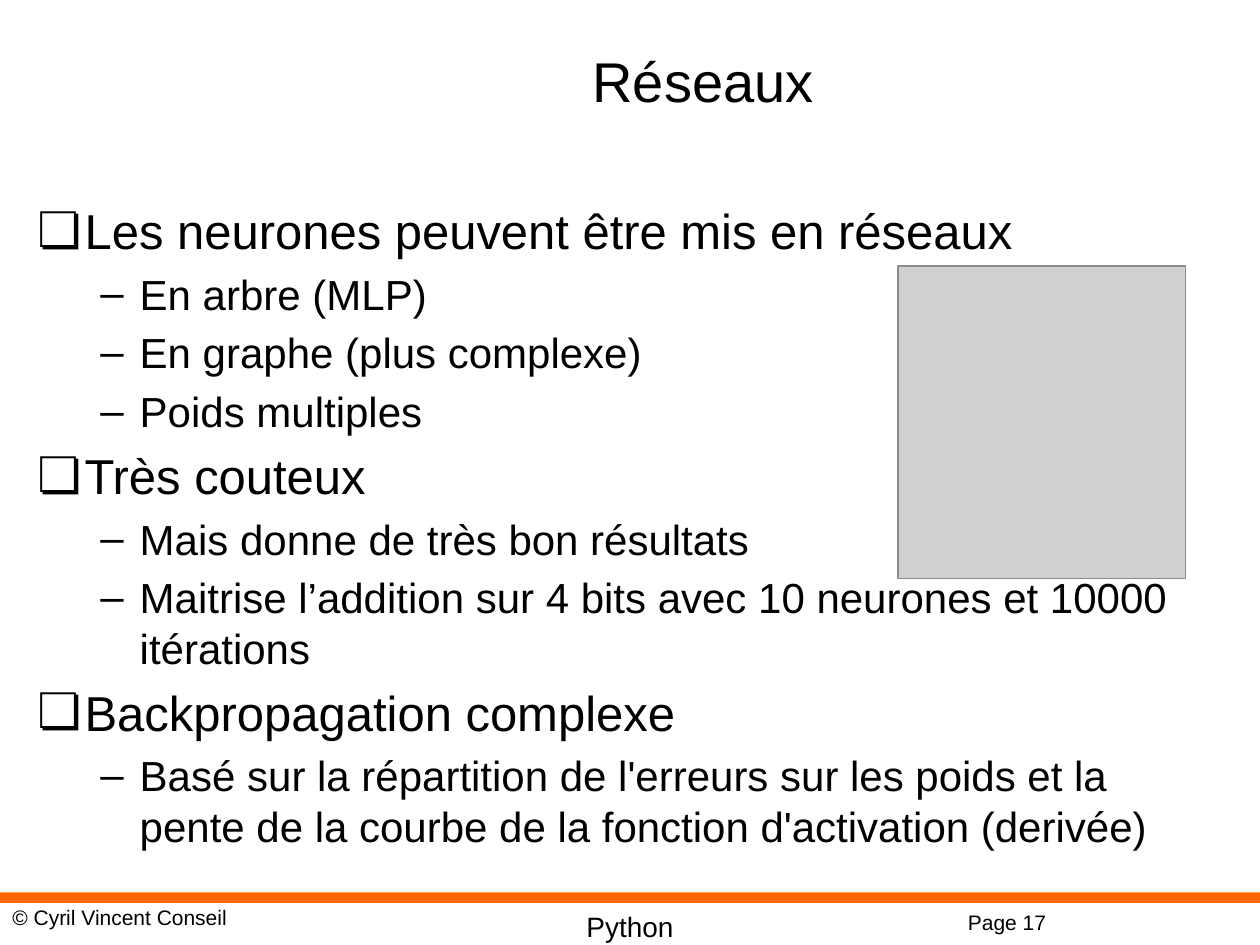
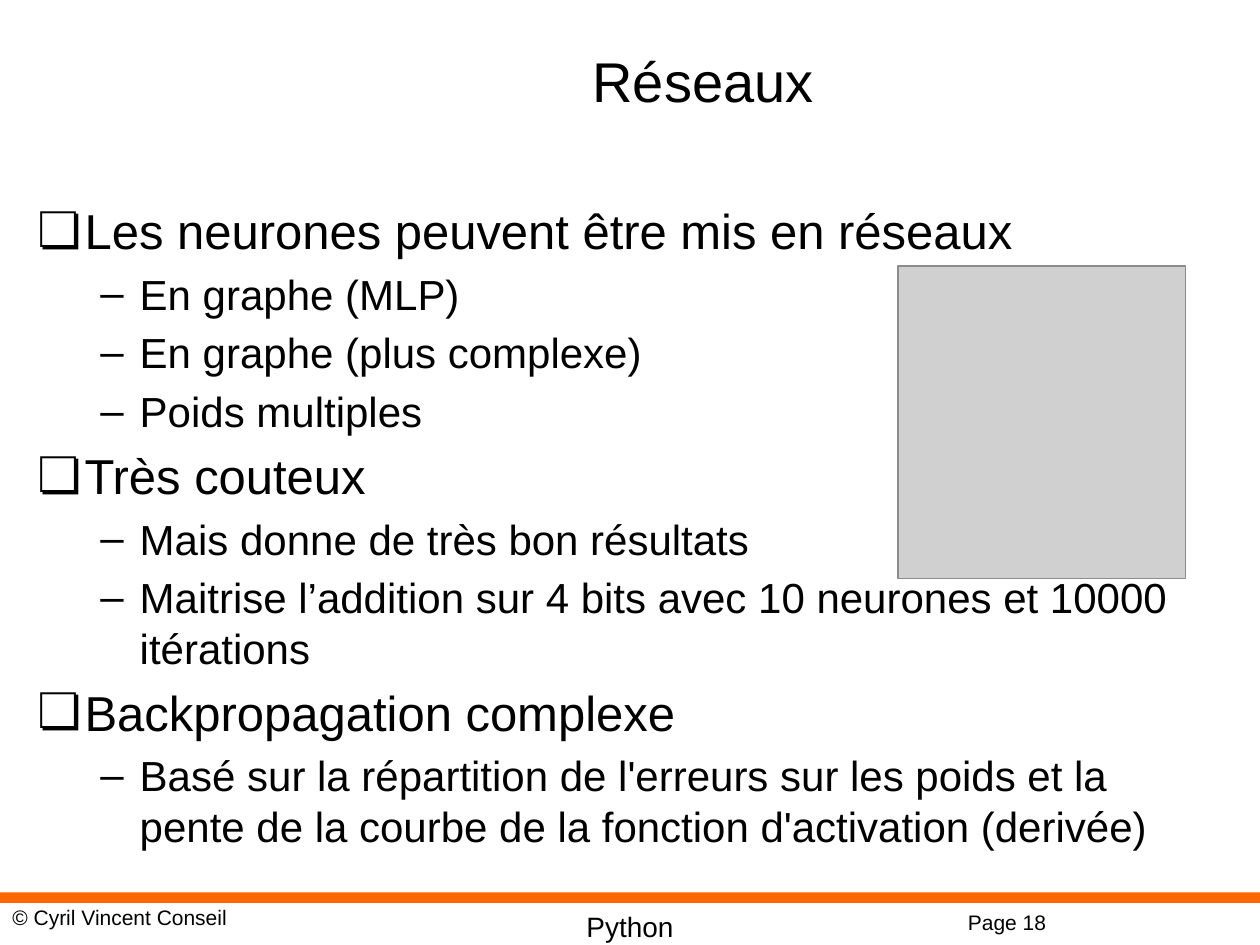
Before and after one commit to cyrilvincent/ML, a slide deck: slide 18 of PPT/MachineLearning18-NeuralNetwork.pptx (slide 17 before the commit). Drawn at 1260x945 pixels with LibreOffice and Linux fonts; fonts in the diff are those of the drawing; grey boxes stand for pictures; background and template pictures are left out. Boxes give left, top, right and bottom in pixels: in the first picture for what was removed or moved away, otherwise in the second. Text is boxed around its words. In the diff, an @@ line names an element or a change of style, - is before the commit and + after.

```diff
--- a/PPT/MachineLearning18-NeuralNetwork.pptx
+++ b/PPT/MachineLearning18-NeuralNetwork.pptx
@@ text at [140, 279, 459, 318]: text changed @@
-  – En arbre (MLP)
+  – En graphe (MLP)
@@ page number at [968, 915, 1046, 934]: text changed @@
-Page 17
+Page 18
```
Also in this commit, not shown: 1 slide added, 4 other files.
